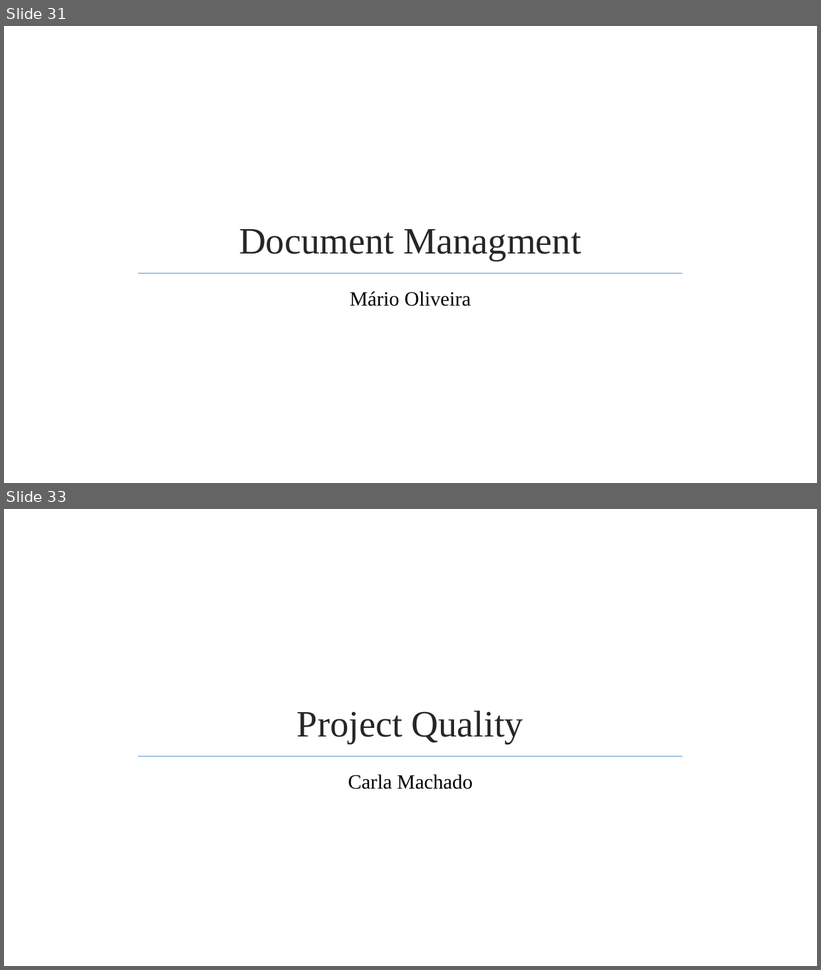
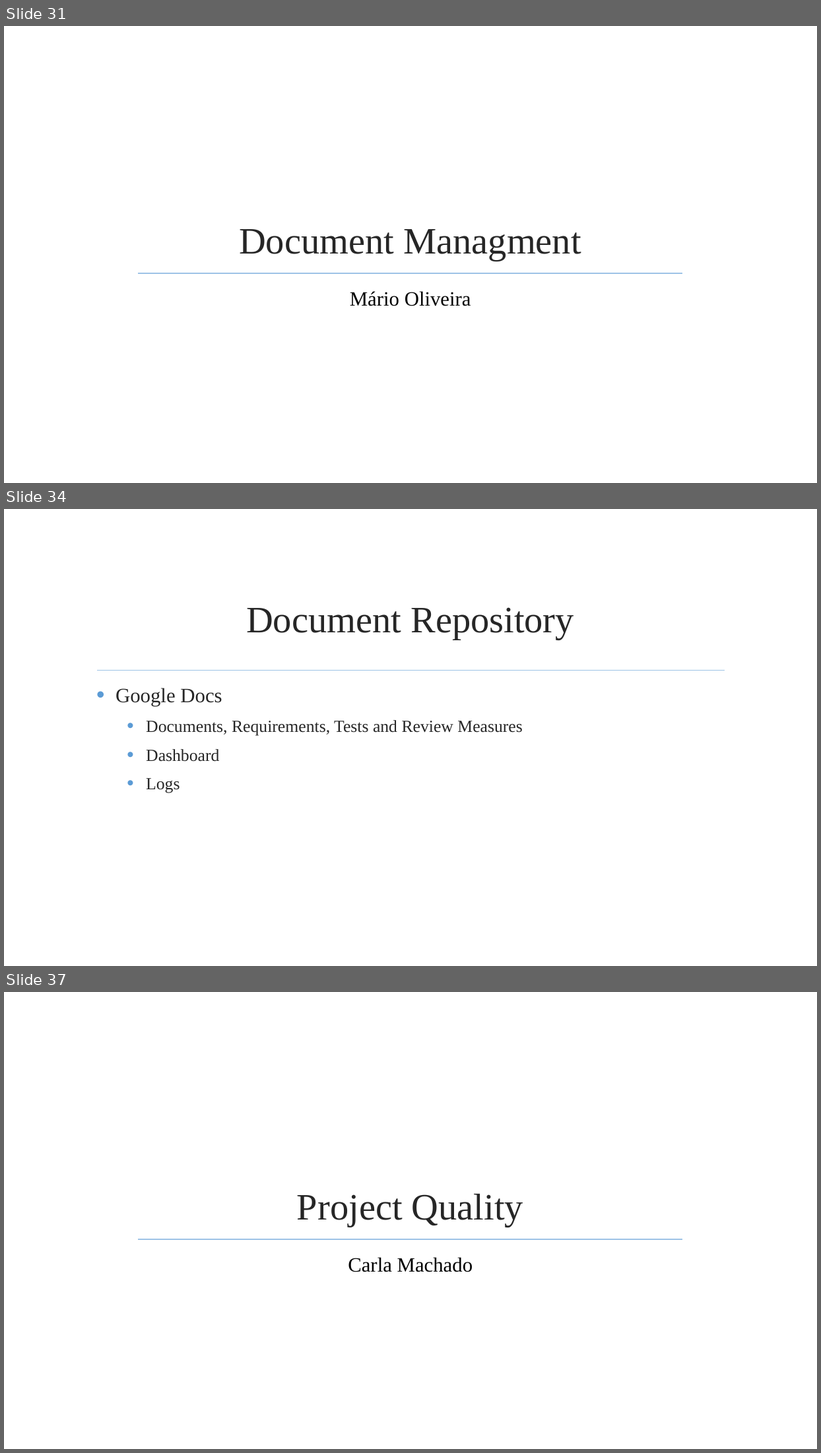
Before and after one commit to jmgirao/projetosoftware1213, a slide deck: Final Presentation/Presentation.pptx. Shown one above the other, each under a label of ours: slides 31 and 33 before the commit, slides 31, 34 and 37 after it; the slides between them are not shown. The pictures are 821x970 and 821x1453 pixels, drawn with LibreOffice and Linux fonts; fonts in the diff are those of the drawing; background and template pictures are left out. Boxes give left, top, right and bottom in pixels: in the first picture for what was removed or moved away, otherwise in the second. Text is boxed around its words. In the diff, an @@ line names an element or a change of style, - is before the commit and + after.

```diff
--- a/Final Presentation/Presentation.pptx
+++ b/Final Presentation/Presentation.pptx
@@ slide 34 added at box(4, 509, 817, 966), background picture (left out) @@
@@ title added at box(246, 607, 574, 640), 44 pt, text #262626 @@
+Document Repository
@@ line added from (97, 671) to (725, 671), #9DC3E6 1.25 pt @@
@@ text added at box(116, 688, 522, 793), 20 pt, text #262626 @@
+• Google Docs
+  • Documents, Requirements, Tests and Review Measures
+  • Dashboard
+  • Logs
@@ what was slide 33 is now slide 37 @@
```
Also in this commit, not shown: 6 other slides added, 2 slides removed.
